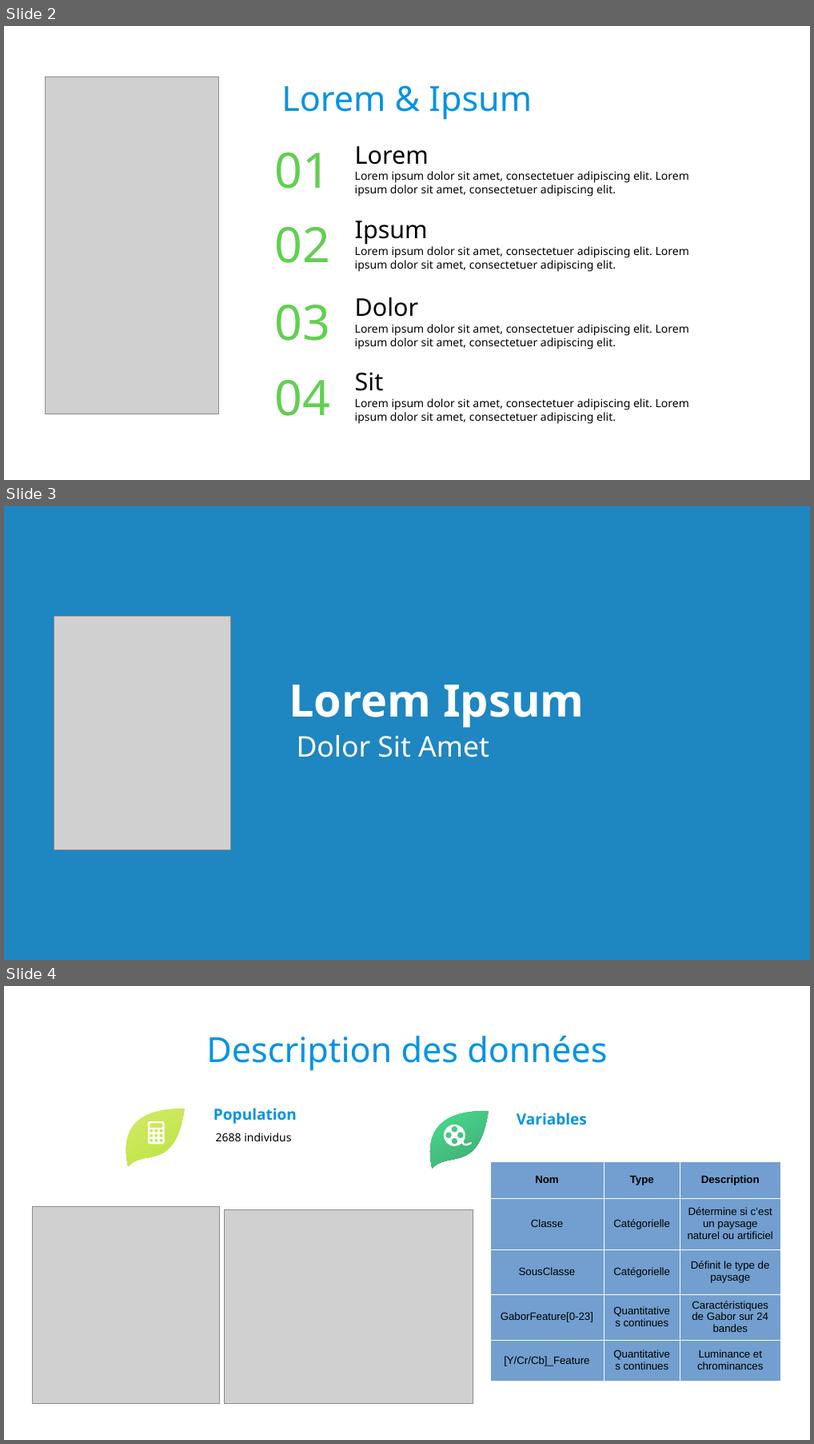
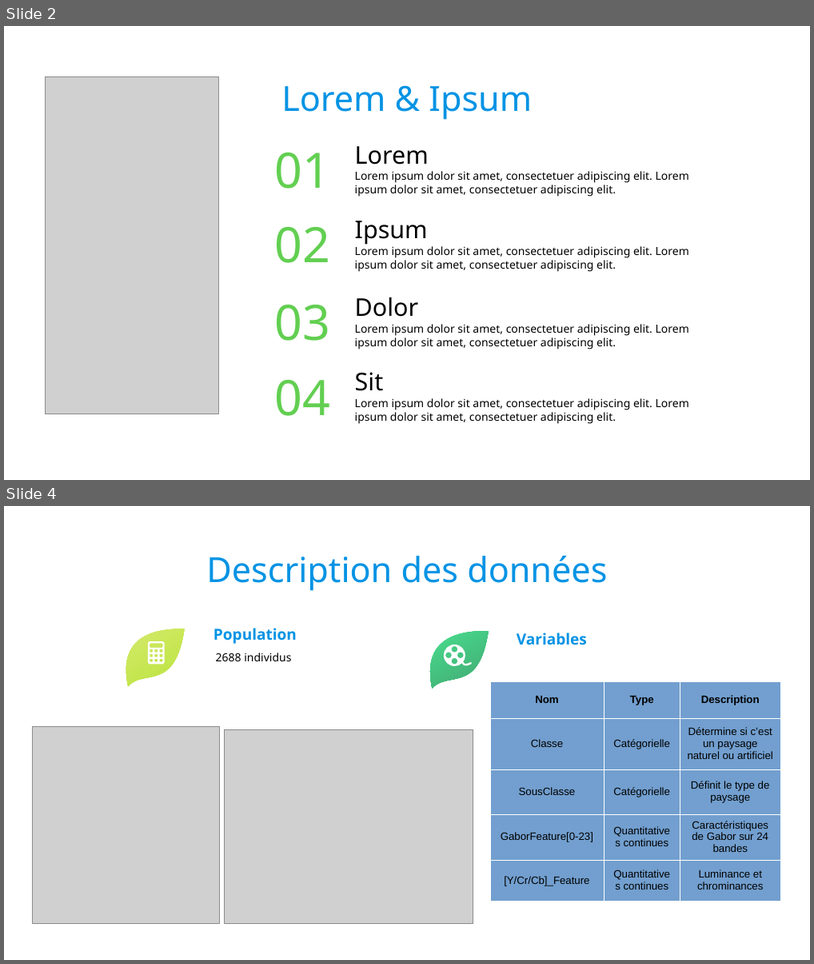
Before and after one commit to Polytech-E2I/data-processing, a slide deck: Projet3/report/report.odp. Shown one above the other, each under a label of ours: slides 2, 3 and 4 before the commit, slides 2 and 4 after it; the slides between them are not shown. The pictures are 814x1444 and 814x964 pixels, drawn with LibreOffice and Linux fonts; fonts in the diff are those of the drawing; grey boxes stand for pictures; background and template pictures are left out. Boxes give left, top, right and bottom in pixels: in the first picture for what was removed or moved away, otherwise in the second. Text is boxed around its words. In the diff, an @@ line names an element or a change of style, - is before the commit and + after.

```diff
--- a/Projet3/report/report.odp
+++ b/Projet3/report/report.odp
@@ slide 3 removed at <box>4,506,810,960</box>, background #1E86C1 @@
@@ picture removed at <box>54,616,231,850</box> @@
@@ text removed at <box>289,684,584,728</box> @@
-Lorem Ipsum
@@ text removed at <box>297,735,490,757</box> @@
-Dolor Sit Amet
```
Also in this commit, not shown: 1 slide changed, 12 slides added, 8 other slides removed, 2 other files.
